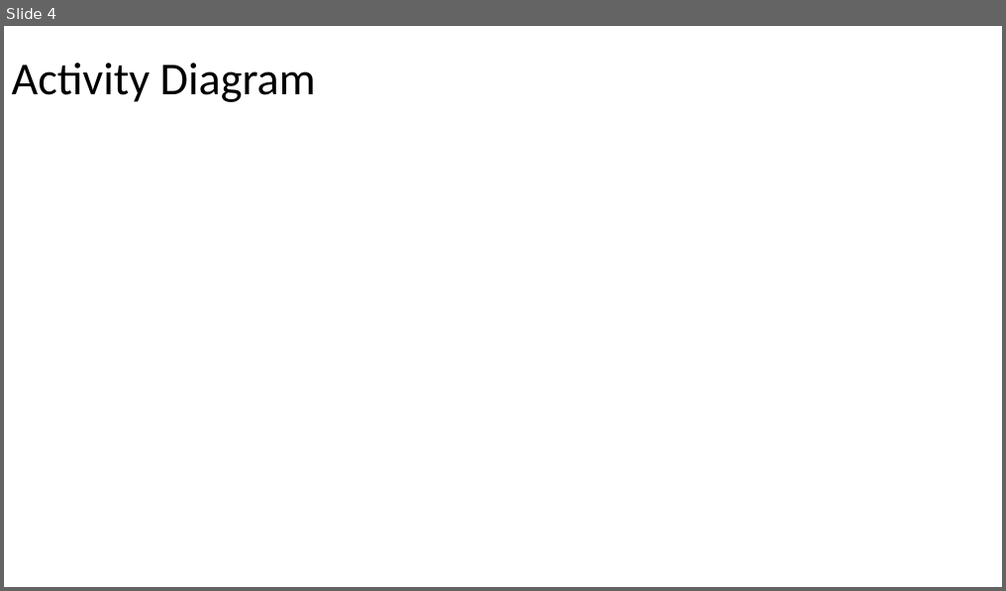
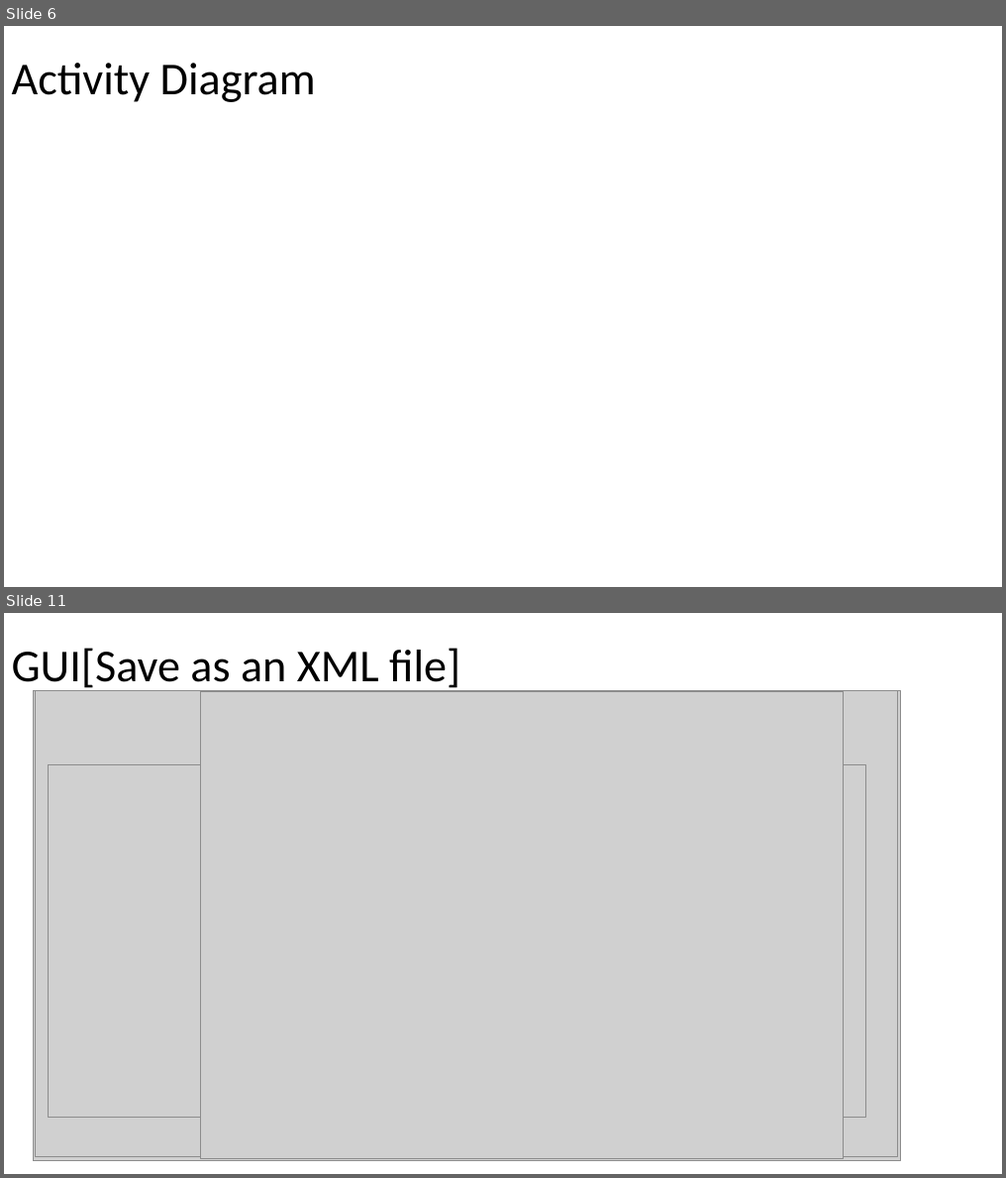
Before and after one commit to MRMRMRMayInternship/metarial, a slide deck: srs/Report.pptx. Shown one above the other, each under a label of ours: slide 4 before the commit, slides 6 and 11 after it; the slides between them are not shown. The pictures are 1006x591 and 1006x1178 pixels, drawn with LibreOffice and Linux fonts; fonts in the diff are those of the drawing; grey boxes stand for pictures. Boxes give left, top, right and bottom in pixels: in the first picture for what was removed or moved away, otherwise in the second. Text is boxed around its words. In the diff, an @@ line names an element or a change of style, - is before the commit and + after.

```diff
--- a/srs/Report.pptx
+++ b/srs/Report.pptx
@@ slide 11 added at bbox=[4, 613, 1002, 1174], background #FFFFFF @@
@@ title added at bbox=[12, 648, 460, 693], 44 pt, text #000000 @@
+GUI[Save as an XML file]
@@ picture added at bbox=[33, 701, 881, 1161] @@
@@ picture added at bbox=[33, 691, 901, 1161] @@
@@ picture added at bbox=[36, 690, 897, 1157] @@
@@ picture added at bbox=[40, 694, 895, 1157] @@
@@ picture added at bbox=[200, 692, 844, 1159] @@
@@ picture added at bbox=[49, 765, 866, 1118] @@
@@ what was slide 4 is now slide 6 @@
```
Also in this commit, not shown: 3 slides changed, 10 other slides added, 4 other files.
